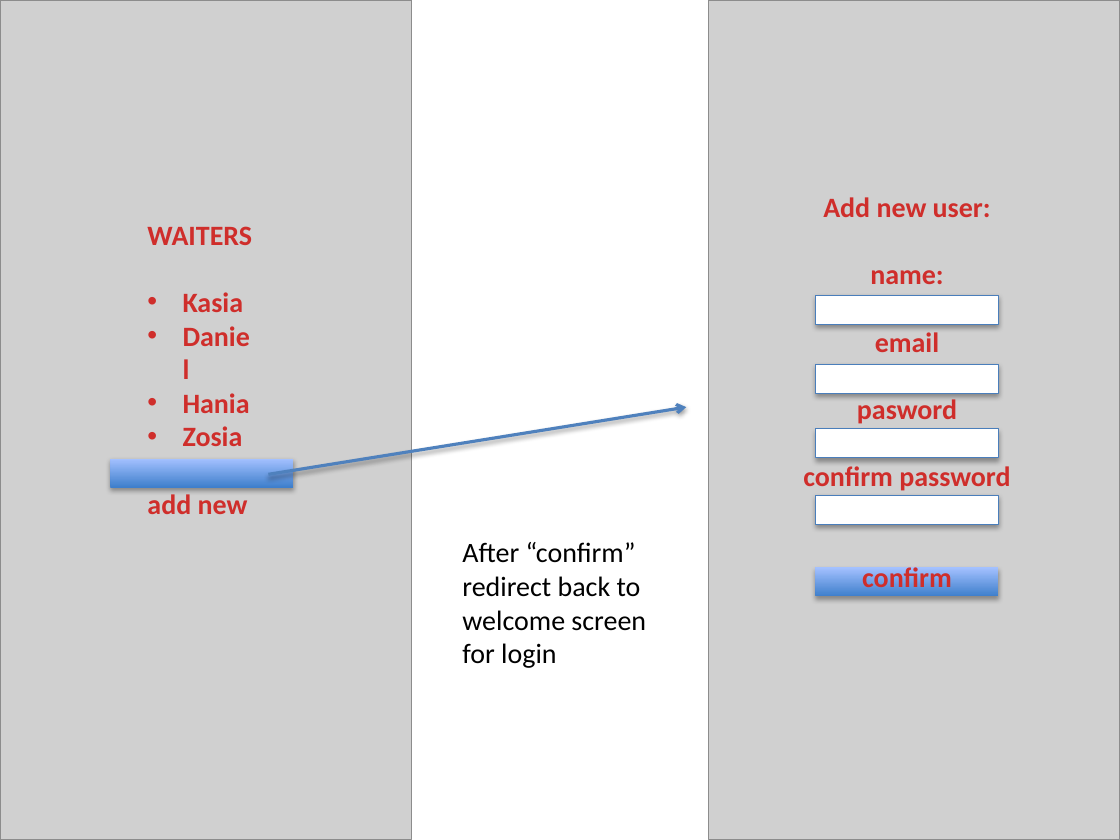
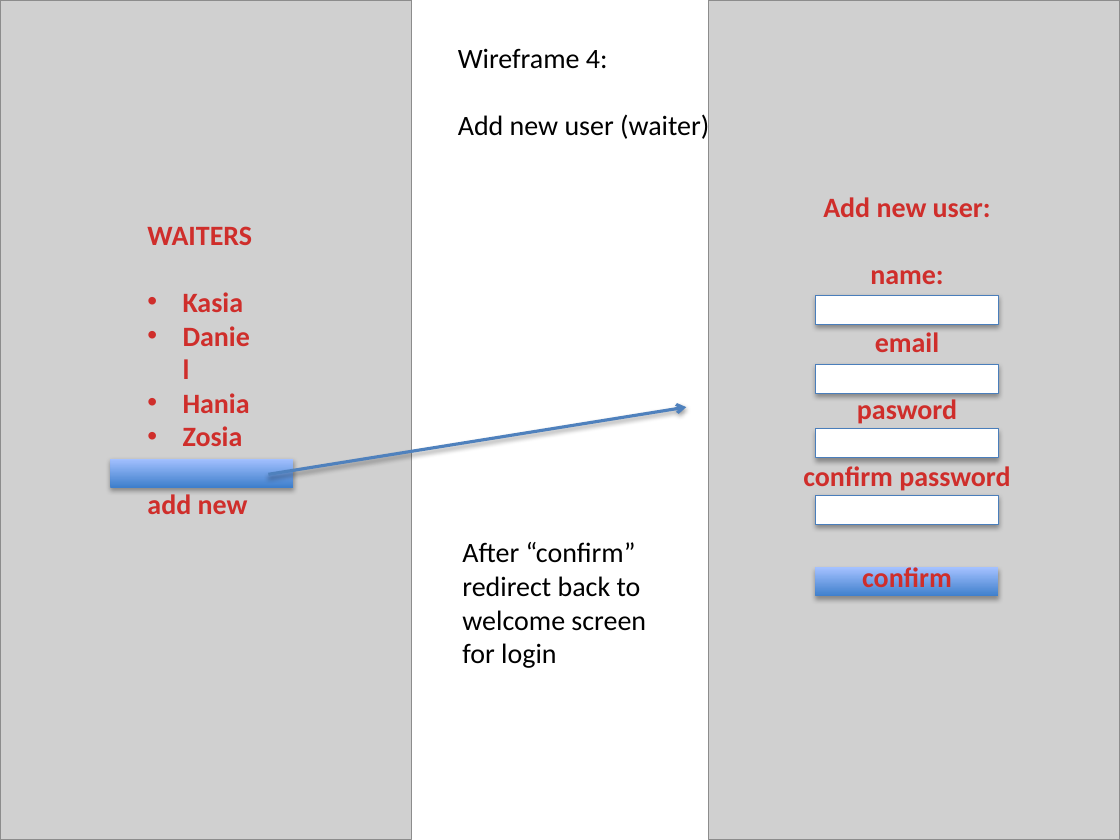
Before and after one commit to orbitka/RESTaurantApp, a slide deck: slide 8 of ERD+wireframes.pptx. Drawn at 1120x840 pixels with LibreOffice and Linux fonts; fonts in the diff are those of the drawing; grey boxes stand for pictures. Boxes give left, top, right and bottom in pixels: in the first picture for what was removed or moved away, otherwise in the second. Text is boxed around its words. In the diff, an @@ line names an element or a change of style, - is before the commit and + after.

```diff
--- a/ERD+wireframes.pptx
+++ b/ERD+wireframes.pptx
@@ text added at bbox=[458, 48, 709, 142], 18 pt, text #000000 @@
+Wireframe 4:
+Add new user (waiter)
```
Also in this commit, not shown: 8 other slides changed, 59 other files.
